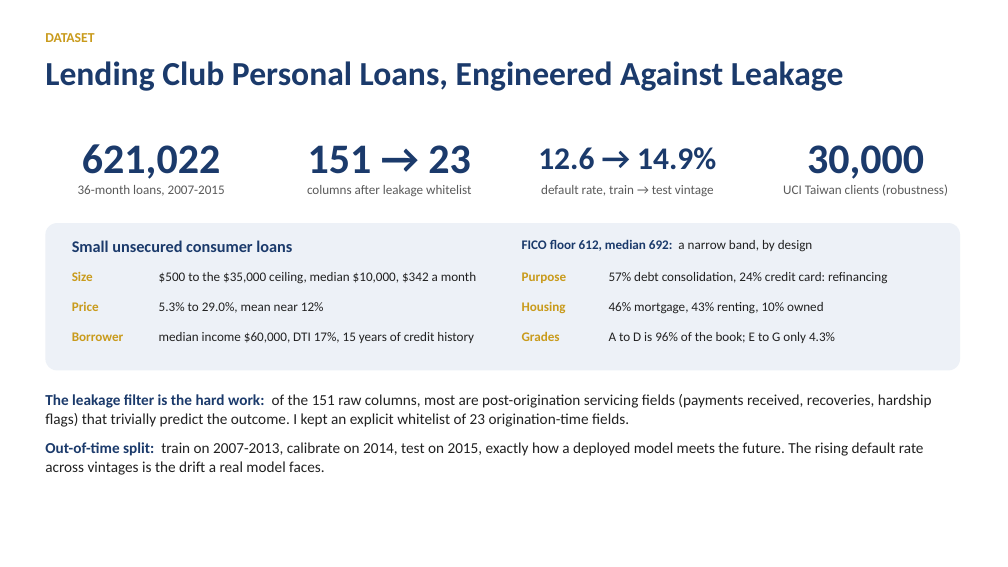
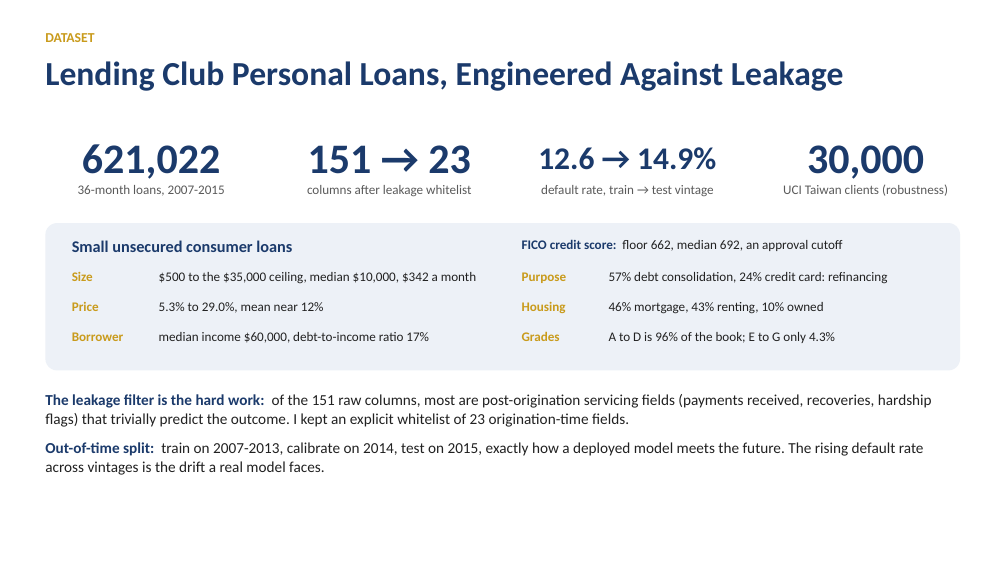
Before and after one commit to iitgF/T8, a slide deck: slide 4 of report_and_video/Project_Video_Presentation.pptx. Drawn at 1008x567 pixels with LibreOffice and Linux fonts; fonts in the diff are those of the drawing. Boxes give left, top, right and bottom in pixels: in the first picture for what was removed or moved away, otherwise in the second. Text is boxed around its words. In the diff, an @@ line names an element or a change of style, - is before the commit and + after.

```diff
--- a/report_and_video/Project_Video_Presentation.pptx
+++ b/report_and_video/Project_Video_Presentation.pptx
@@ text at [522, 239, 842, 251]: text changed; text colour #1B3A6B to #212121; bold off @@
-FICO floor 612, median 692: a narrow band, by design
+FICO credit score: floor 662, median 692, an approval cutoff
@@ text at [159, 332, 429, 343]: text changed @@
-median income $60,000, DTI 17%, 15 years of credit history
+median income $60,000, debt-to-income ratio 17%
```
Also in this commit, not shown: 2 other slides changed, 4 other files.
